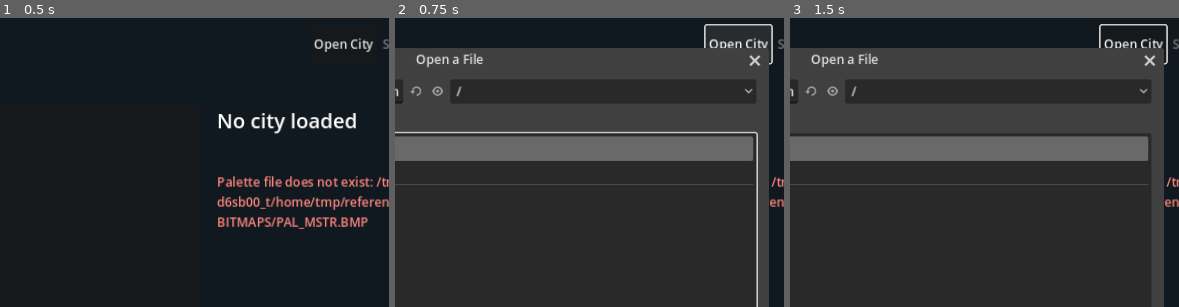
Above: before the commit, frames 1-3 (left to right).
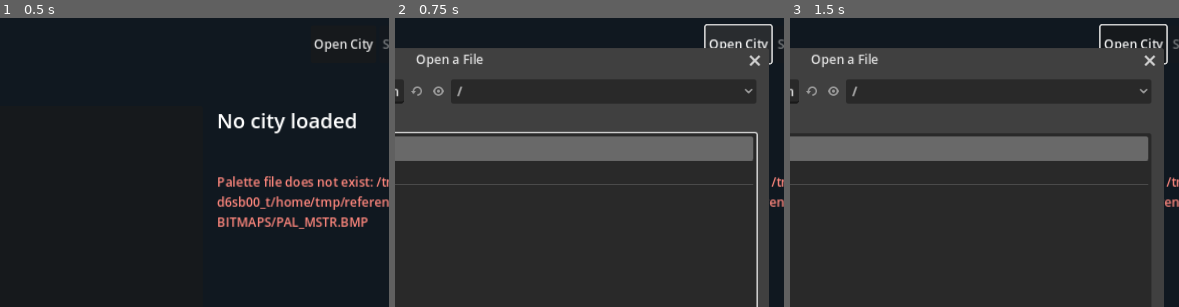
Above: after the commit, the same moments.

Repository: nicholas-ochoa/OpenSC2K
Game: Godot game, scene res://main.tscn
Same seed, same stepped clock (60 frames per second), same inputs: the game is played once before the commit and once after it.
Inputs (mouse positions are % of the whole screen's width and height, from its top left):
- Up to frame 1 (0.5 s): no input
- Up to frame 2 (0.75 s): click "Open City" at 0.5 s
- Up to frame 3 (1.5 s): click (35, 81) at 1.27 s; type "12" at 1.35 s
The pictures show only the part of the screen within x 42-92%, y 0-50%; the shares and areas given below are measured in that part.

Frame 1 is identical in both runs. In frame 2, 0.1% of the frame differs, in the area x 2-18%, y 23-30%; in frame 3, 0.1%.

Commit message:
graph history

Diff:
--- /dev/null
+++ b/game/src/simulation/graph_history.gd
@@ -0,0 +1,47 @@
+class_name GraphHistory
+extends RefCounted
+
+const SERIES_COUNT := 16
+const VALUES_PER_SERIES := 52
+
+
+static func advance(city: CityState, current_values: PackedInt64Array) -> Dictionary:
+	if city == null or not city.is_valid():
+		return {"ok": false, "error": "city is invalid"}
+	if current_values.size() != SERIES_COUNT:
+		return {"ok": false, "error": "sixteen current graph values are required"}
+	var chunk := city.document.find_chunk("XGRP")
+	if chunk == null or chunk.decoded_payload.size() != SERIES_COUNT * VALUES_PER_SERIES * 4:
+		return {"ok": false, "error": "XGRP is missing or has the wrong size"}
+	var data := chunk.decoded_payload.duplicate()
+	var month := int(city.age_in_days() % 300 / 25)
+	var elapsed_years := int(city.age_in_days() / 300)
+	for series in SERIES_COUNT:
+		for index in range(11, 0, -1):
+			_copy_value(data, series, index - 1, index)
+		_write_value(data, series, 0, current_values[series])
+		if month == 0 or month == 6:
+			for index in range(31, 12, -1):
+				_copy_value(data, series, index - 1, index)
+			_copy_value(data, series, 0, 12)
+		if month == 0 and elapsed_years % 5 == 0:
+			for index in range(51, 32, -1):
+				_copy_value(data, series, index - 1, index)
+			_copy_value(data, series, 0, 32)
+	if not chunk.set_decoded_payload(data):
+		return {"ok": false, "error": "cannot store updated XGRP data"}
+	return {"ok": true, "month": month, "elapsed_years": elapsed_years, "error": ""}
+
+
+static func _copy_value(data: PackedByteArray, series: int, source: int, target: int) -> void:
+	var base := series * VALUES_PER_SERIES * 4
+	for byte_index in 4:
+		data[base + target * 4 + byte_index] = data[base + source * 4 + byte_index]
+
+
+static func _write_value(data: PackedByteArray, series: int, index: int, value: int) -> void:
+	var offset := (series * VALUES_PER_SERIES + index) * 4
+	data[offset] = (value >> 24) & 0xff
+	data[offset + 1] = (value >> 16) & 0xff
+	data[offset + 2] = (value >> 8) & 0xff
+	data[offset + 3] = value & 0xff
--- a/game/tests/test_runner.gd
+++ b/game/tests/test_runner.gd
@@ -13,6 +13,7 @@
 const Power = preload("res://src/simulation/power_phase.gd")
 const Water = preload("res://src/simulation/water_phase.gd")
 const Traffic = preload("res://src/simulation/traffic_phase.gd")
+const Graphs = preload("res://src/simulation/graph_history.gd")
 const Simulation = preload("res://src/simulation/simulation_engine.gd")
 
 var failures := 0
@@ -35,6 +36,7 @@
 	_test_random_and_power(reference_root)
 	_test_water(reference_root)
 	_test_traffic(reference_root)
+	_test_graph_history(reference_root)
 	_test_simulation_engine(reference_root)
 	_test_modified_save(reference_root)
 	_test_map_edits(reference_root)
@@ -372,6 +374,39 @@
 		)
 
 
+func _test_graph_history(reference_root: String) -> void:
+	var document := Sc2Document.load_path(reference_root.path_join("DEFAULT.SC2"))
+	var city := CityModel.from_document(document)
+	var data := PackedByteArray()
+	data.resize(CityModel.GRAPH_COUNT * CityModel.GRAPH_VALUE_COUNT * 4)
+	for series in CityModel.GRAPH_COUNT:
+		for index in CityModel.GRAPH_VALUE_COUNT:
+			_write_u32_be(data, (series * CityModel.GRAPH_VALUE_COUNT + index) * 4, series * 1000 + index)
+	_check(document.find_chunk("XGRP").set_decoded_payload(data), "Graph test installs known history")
+	_check(city.set_age_in_days(150), "Graph test selects July")
+	var current := PackedInt64Array()
+	for series in CityModel.GRAPH_COUNT:
+		current.append(900000 + series)
+	var result := Graphs.advance(city, current)
+	_check(result.ok, "Graph history advances: %s" % result.error)
+	if not result.ok:
+		return
+	for series in CityModel.GRAPH_COUNT:
+		var values := city.graph_series(series)
+		_check(values.year[0] == current[series], "Graph %d stores its current month" % series)
+		_check(values.year[1] == series * 1000, "Graph %d shifts monthly history" % series)
+		_check(values.decade[0] == current[series], "Graph %d stores its July half-year value" % series)
+		_check(values.decade[1] == series * 1000 + 12, "Graph %d shifts half-year history" % series)
+		_check(values.century[0] == series * 1000 + 32, "Graph %d leaves century history in July" % series)
+
+
+func _write_u32_be(data: PackedByteArray, offset: int, value: int) -> void:
+	data[offset] = (value >> 24) & 0xff
+	data[offset + 1] = (value >> 16) & 0xff
+	data[offset + 2] = (value >> 8) & 0xff
+	data[offset + 3] = value & 0xff
+
+
 func _test_modified_save(reference_root: String) -> void:
 	var source_path := reference_root.path_join("DEFAULT.SC2")
 	var document := Sc2Document.load_path(source_path)
Not shown, added: game/src/simulation/graph_history.gd.uid
